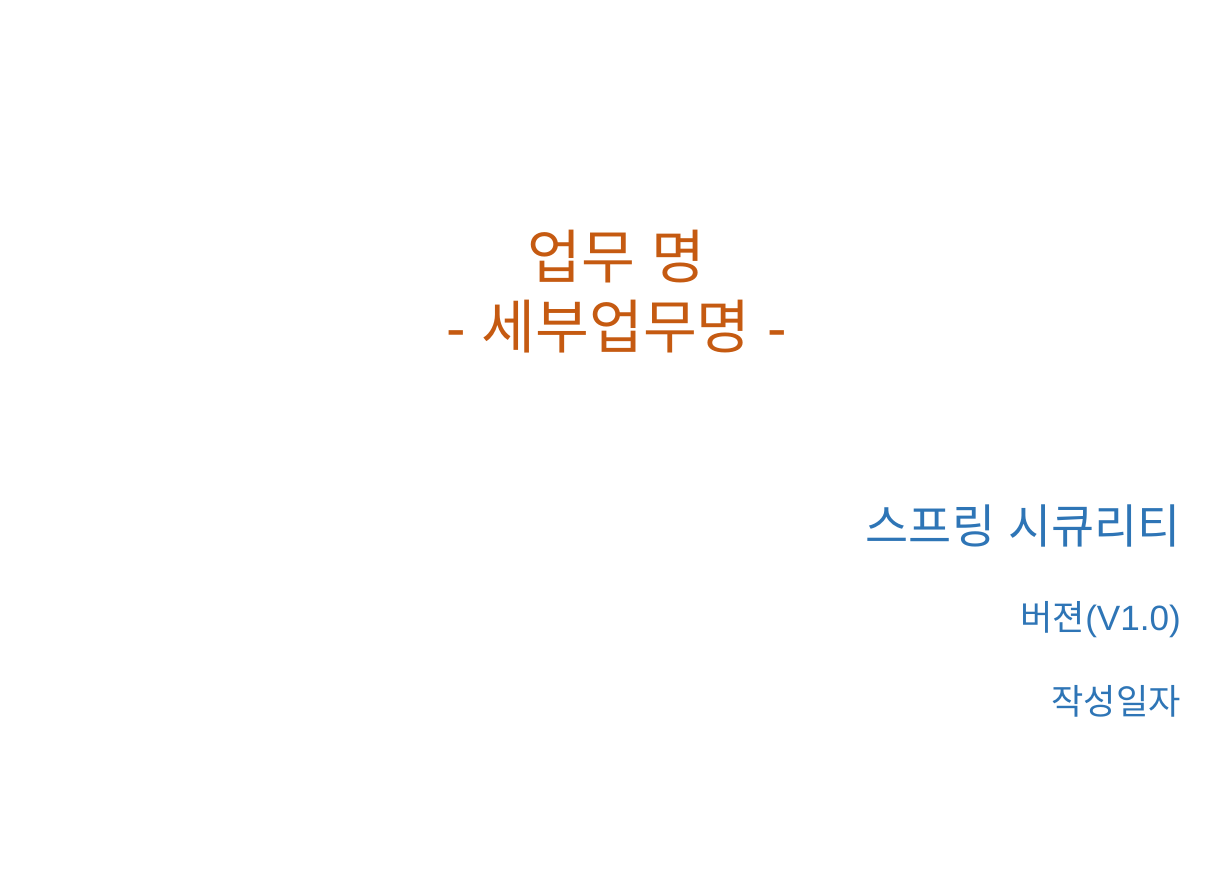
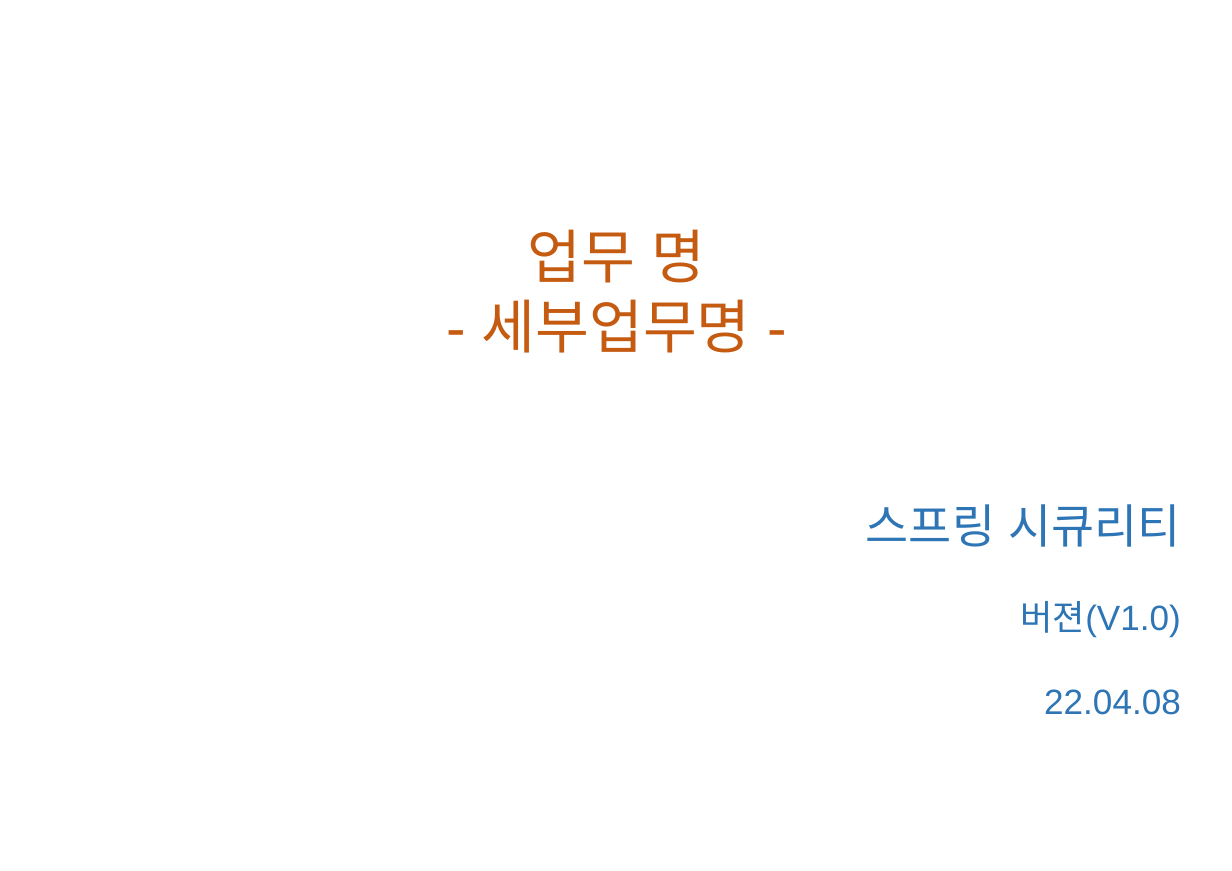
Before and after one commit to eongss/testproject, a slide deck: slide 1 of 스프링 시큐리티.pptx. Drawn at 1232x871 pixels with LibreOffice and Linux fonts; fonts in the diff are those of the drawing; background and template pictures are left out. Boxes give left, top, right and bottom in pixels: in the first picture for what was removed or moved away, otherwise in the second. Text is boxed around its words. In the diff, an @@ line names an element or a change of style, - is before the commit and + after.

```diff
--- a/스프링 시큐리티.pptx
+++ b/스프링 시큐리티.pptx
@@ text at [1044, 689, 1181, 715]: text changed @@
-작성일자
+22.04.08
```
Also in this commit, not shown: 1 other slide changed.
